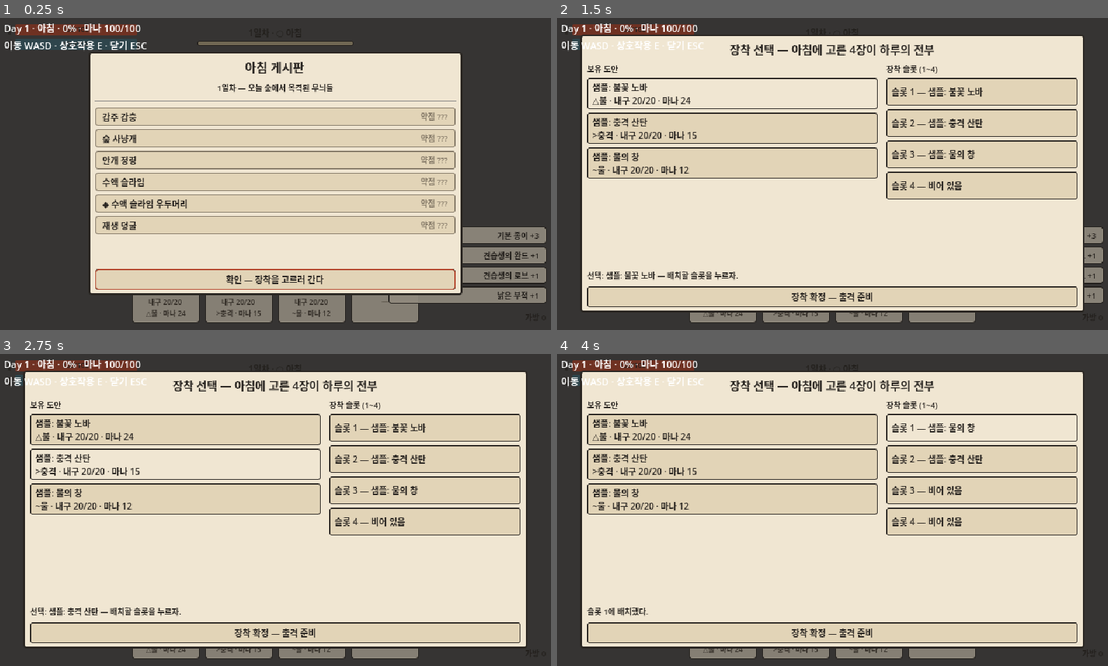
Above: before the commit, frames 1-4 (two rows, left to right).
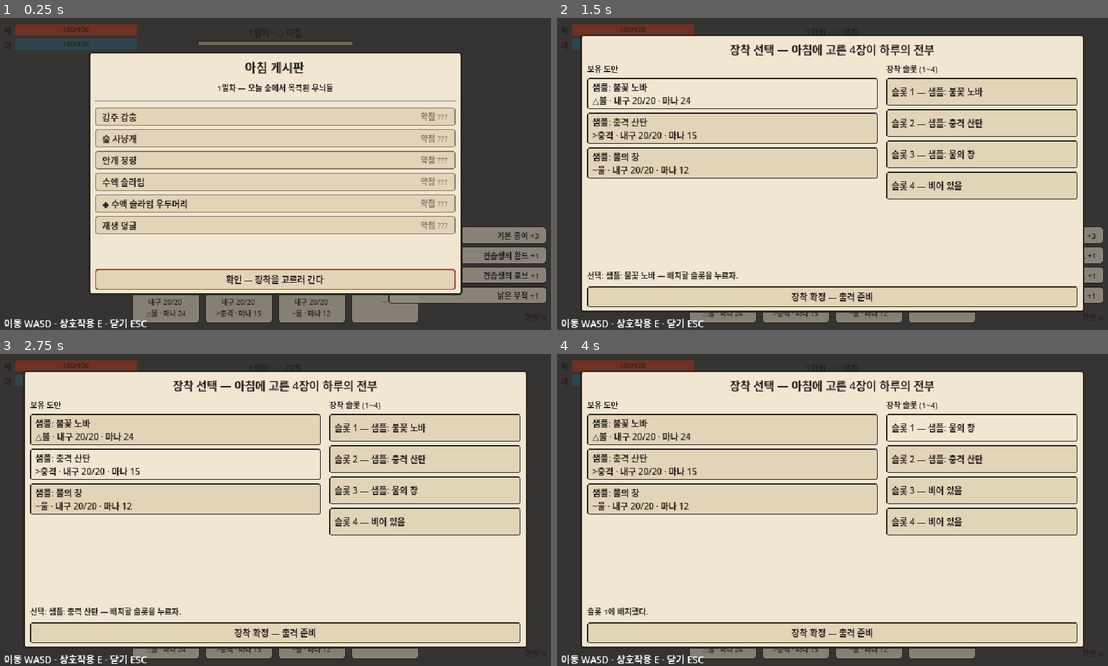
Above: after the commit, the same moments.

Repository: djgnfj-svg/tockbon
Game: Godot game, scene res://src/core/main.tscn
Same seed, same stepped clock (60 frames per second), same inputs: the game is played once before the commit and once after it.
Inputs:
- Up to frame 1 (0.25 s): no input
- Up to frame 2 (1.5 s): click "확인 — 장착을 고르러 간다" at 0.5 s; click "샘플: 불꽃 노바 △불 · 내구 20/20 · 마나 …" at 1.25 s
- Up to frame 3 (2.75 s): click "샘플: 충격 산탄 >충격 · 내구 20/20 · 마나…" at 2 s
- Up to frame 4 (4 s): click "샘플: 물의 창 ~물 · 내구 20/20 · 마나 12" at 2.75 s; click "슬롯 1 — 샘플: 불꽃 노바" at 3.5 s

The runs differ from the first frame. In frame 1, 1.0% of the frame differs, in the area x 0-27%, y 1-100%; in frame 2, 0.8%; in frame 3, 0.8%; in frame 4, 0.8%.

Commit message:
refactor: 플레이어 HP를 GameState 원장으로 이관 + 거점 HUD 중복 제거
- GameState.hp + damage/heal/reset API, player_hp_changed 시그널 신설
- player.gd 로컬 hp 제거, HUD는 시그널 구독으로 전환 (로컬 추적 제거)
- 거점 상태 라벨의 Day·마나 표시 제거 (전역 HUD와 중복) → 조작 힌트만 하단 배치

Co-Authored-By: Claude Fable 5 <noreply@anthropic.com>
Claude-Session: https://claude.ai/code/session_01WTWRicKXykCsTa4QpY3Ciy

Diff:
--- a/src/base/base.gd
+++ b/src/base/base.gd
@@ -8,8 +8,6 @@
 const StoragePanel := preload("res://src/base/storage_panel.gd")
 const LabPanel := preload("res://src/base/lab_panel.gd")
 const Recipes := preload("res://src/base/recipes.gd")
-
-const PHASE_NAMES: Array[String] = ["아침", "낮", "저녁", "밤"]
 
 var _workbench_service: WorkbenchService
 var _research_service: ResearchService
@@ -42,9 +40,6 @@
 func _process(_delta: float) -> void:
 	# 연구는 패널이 닫혀 있어도 진행·완료돼야 한다
 	_research_service.poll()
-	_status.text = "Day %d · %s · %d%% · 마나 %d/%d\n이동 WASD · 상호작용 E · 닫기 ESC" % [
-		Clock.day, PHASE_NAMES[Clock.phase], int(Clock.day_progress() * 100.0),
-		int(GameState.mana), int(GameState.balance.mana_max)]
 
 func _unhandled_input(event: InputEvent) -> void:
 	if event.is_action_pressed(&"ui_cancel") and _any_panel_open():
@@ -99,8 +94,10 @@
 	_panels[facility_id] = panel
 
 func _build_hud() -> void:
+	# Day·마나 표시는 전역 HUD(모듈 E) 소관 — 여기는 조작 힌트만 (중복 제거, v1.1)
 	_status = Label.new()
-	_status.position = Vector2(8, 4)
+	_status.text = "이동 WASD · 상호작용 E · 닫기 ESC"
+	_status.position = Vector2(8, 344)
 	_status.theme = _theme
 	_ui.add_child(_status)
 	_toast = Label.new()
--- a/src/core/event_bus.gd
+++ b/src/core/event_bus.gd
@@ -18,6 +18,7 @@
 signal enemy_hit(enemy: Node2D, damage: float, rune_type: int)
 signal enemy_died(enemy_def: EnemyDef, position: Vector2)
 signal player_damaged(amount: float)
+signal player_hp_changed(hp: float, hp_max: float)
 signal player_died
 
 # ── 탁본·익스트랙션 (C → D·E)
--- a/src/core/game_state.gd
+++ b/src/core/game_state.gd
@@ -7,6 +7,8 @@
 var balance: BalanceData = preload("res://data/balance.tres")
 
 var mana: float
+## 플레이어 HP — 출격 시 reset, 표시·판정의 단일 원장 (v1.1: C 로컬에서 이관)
+var hp: float
 ## {item_id: count} — 창고 (영구, 사망에도 유지)
 var inventory: Dictionary = {}
 ## 출격 중 획득 [{ "id": StringName, "count": int }] — 사망 시 손실
@@ -20,6 +22,7 @@
 
 func _ready() -> void:
 	mana = balance.mana_max
+	hp = balance.player_hp_max
 	# 시작 해금 — 튜토리얼 지급 룬 (TECH_SPEC §5.1)
 	codex[&"rune_fire"] = true
 	codex[&"rune_impact"] = true
@@ -40,6 +43,20 @@
 
 func restore_mana_full() -> void:
 	mana = balance.mana_max
+
+# ── 플레이어 HP
+
+func damage_player(amount: float) -> void:
+	hp = maxf(0.0, hp - amount)
+	EventBus.player_hp_changed.emit(hp, balance.player_hp_max)
+
+func heal_player(amount: float) -> void:
+	hp = minf(hp + amount, balance.player_hp_max)
+	EventBus.player_hp_changed.emit(hp, balance.player_hp_max)
+
+func reset_player_hp() -> void:
+	hp = balance.player_hp_max
+	EventBus.player_hp_changed.emit(hp, balance.player_hp_max)
 
 # ── 창고 (영구)
 
--- a/src/field/player.gd
+++ b/src/field/player.gd
@@ -11,7 +11,6 @@
 @export var dash_cooldown_sec: float = 0.6
 @export var hit_invuln_sec: float = 0.5
 
-var hp: float = 100.0
 var is_dead: bool = false
 ## 탁본 중 무방비 — 이동·대시·공격·캐스트 전부 불가 (rubbing_spot이 설정)
 var busy: bool = false
@@ -31,7 +30,7 @@
 	collision_layer = 1 << 1                # 2 = player
 	collision_mask = (1 << 0) | (1 << 2)    # world + enemy
 	_balance = GameState.balance
-	hp = _balance.player_hp_max
+	GameState.reset_player_hp()  # HP 원장은 GameState (출격마다 회복)
 	_build_body()
 	EventBus.phase_changed.connect(_on_phase_changed)
 	_light.enabled = Clock.is_night()
@@ -84,10 +83,10 @@
 func take_damage(amount: float) -> void:
 	if is_dead or _invuln_left > 0.0 or _dash_left > 0.0:
 		return
-	hp -= amount
+	GameState.damage_player(amount)
 	_invuln_left = hit_invuln_sec
 	EventBus.player_damaged.emit(amount)
-	if hp <= 0.0:
+	if GameState.hp <= 0.0:
 		_die()
 
 ## 탁본 무방비 상태 토글 (rubbing_spot 전용)
@@ -119,7 +118,6 @@
 func _die() -> void:
 	is_dead = true
 	busy = false
-	hp = 0.0
 	modulate = Color(1, 1, 1, 0.35)
 	collision_layer = 0
 	EventBus.player_died.emit()
--- a/src/ui/hud.gd
+++ b/src/ui/hud.gd
@@ -17,8 +17,6 @@
 @onready var _slot_bar: HBoxContainer = %SlotBar
 @onready var _bag_label: Label = %BagLabel
 
-## 플레이어 HP는 모듈 C 소관 — HUD는 player_damaged/died로 표시값만 추적
-var _hp: float = 0.0
 ## 마지막으로 방송된 페이즈 — Clock 재조회 대신 시그널 인자를 신뢰한다
 var _phase: int = Enums.Phase.MORNING
 var _slot_panels: Array[PanelContainer] = []
@@ -32,7 +30,6 @@
 var _bag_shown := -1
 
 func _ready() -> void:
-	_hp = GameState.balance.player_hp_max
 	_phase = Clock.phase
 	_hp_bar.max_value = GameState.balance.player_hp_max
 	_mana_bar.max_value = GameState.balance.mana_max
@@ -40,8 +37,7 @@
 	_build_slots()
 	EventBus.phase_changed.connect(_on_phase_changed)
 	EventBus.day_started.connect(_on_day_started)
-	EventBus.player_damaged.connect(_on_player_damaged)
-	EventBus.player_died.connect(_on_player_died)
+	EventBus.player_hp_changed.connect(_on_player_hp_changed)
 	EventBus.cast_executed.connect(_on_cast_executed)
 	EventBus.cast_failed.connect(_on_cast_failed)
 	_refresh_hp()
@@ -124,8 +120,9 @@
 				InkStyle.rune_glyph(d.rune_type), InkStyle.rune_name(d.rune_type), int(d.mana_cost)]
 
 func _refresh_hp() -> void:
-	_hp_bar.value = _hp
-	_hp_text.text = "%d/%d" % [int(ceilf(_hp)), int(GameState.balance.player_hp_max)]
+	# HP 원장은 GameState (v1.1 이관) — player_hp_changed로 갱신
+	_hp_bar.value = GameState.hp
+	_hp_text.text = "%d/%d" % [int(ceilf(GameState.hp)), int(GameState.balance.player_hp_max)]
 
 func _refresh_clock_label() -> void:
 	_day_label.text = "%d일차 · %s %s" % [
@@ -142,12 +139,7 @@
 	_refresh_clock_label()
 	_day_bar.add_theme_stylebox_override("fill", InkStyle.make_bar_fill(InkStyle.phase_color(phase)))
 
-func _on_player_damaged(amount: float) -> void:
-	_hp = maxf(0.0, _hp - amount)
-	_refresh_hp()
-
-func _on_player_died() -> void:
-	_hp = 0.0
+func _on_player_hp_changed(_hp: float, _hp_max: float) -> void:
 	_refresh_hp()
 
 func _on_cast_executed(design: SpellDesign, _mana_spent: float) -> void:
--- a/tests/test_field_auto.gd
+++ b/tests/test_field_auto.gd
@@ -93,7 +93,7 @@
 	add_child(player)
 	_check(player.is_in_group("player"), "플레이어 그룹 'player'")
 	_check(player.collision_layer == 1 << 1, "플레이어 충돌 레이어 2")
-	_check(player.hp == GameState.balance.player_hp_max, "플레이어 HP = balance.player_hp_max")
+	_check(GameState.hp == GameState.balance.player_hp_max, "플레이어 HP = balance.player_hp_max (원장 GameState.hp)")
 
 	# ── 3. 적 스폰 + 노드 계약 (그룹 enemies, 레이어 3, take_hit)
 	var vine: Variant = _spawn_enemy(&"vine", Vector2(600, 0))
Not shown, changed: docs/TECH_SPEC.md
